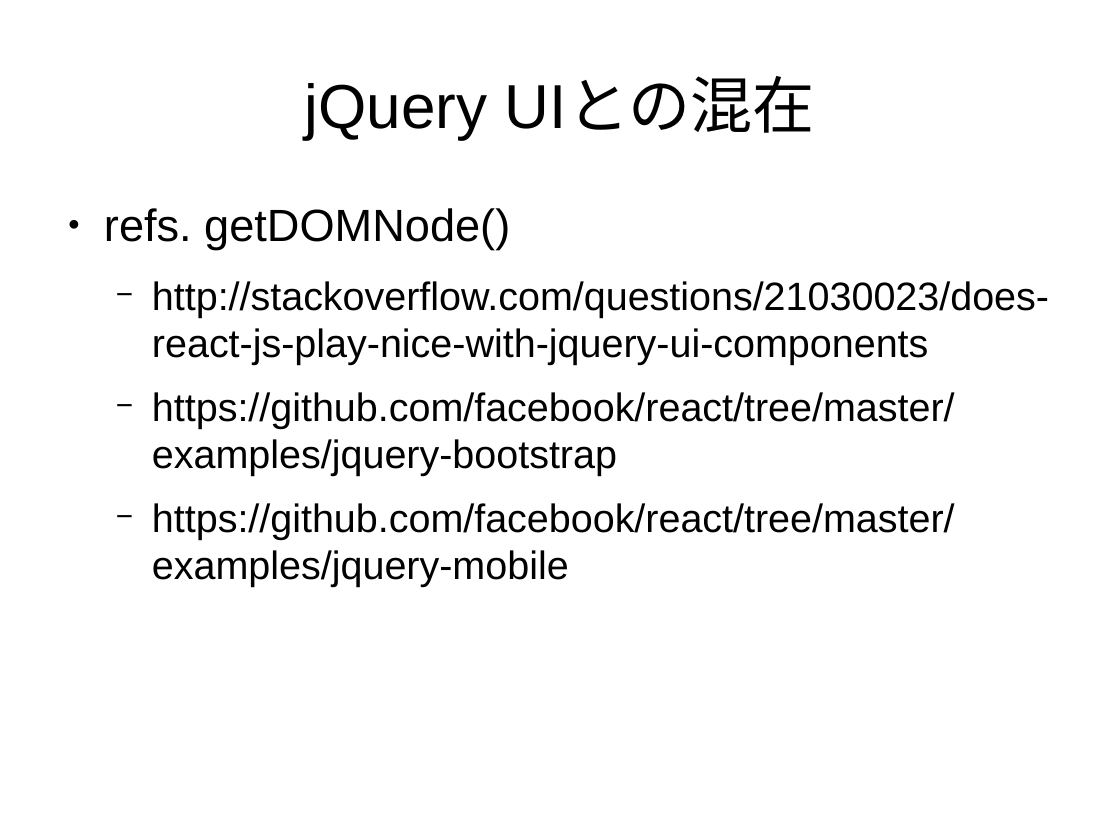
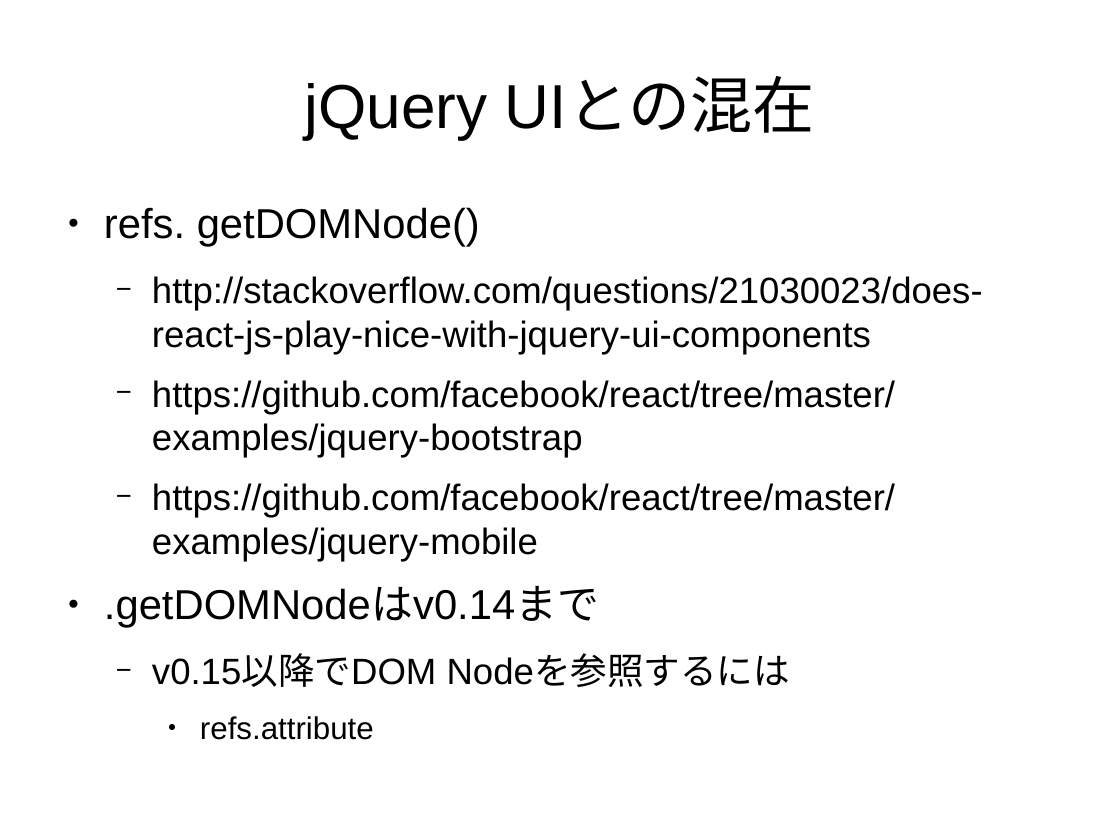
Before and after one commit to sallop/til, a slide deck: slide 14 of react入門.odp (slide 12 before the commit). Drawn at 1120x840 pixels with LibreOffice and Linux fonts; fonts in the diff are those of the drawing. Boxes give left, top, right and bottom in pixels: in the first picture for what was removed or moved away, otherwise in the second. Text is boxed around its words. In the diff, an @@ line names an element or a change of style, - is before the commit and + after.

```diff
--- a/react入門.odp
+++ b/react入門.odp
@@ text at (104,207,983,562): size 32 to 29.6 pt in "refs. getDOMNode()"; size 28 to 25.9 pt in "http://stackoverflow.com/questions/21030023/does-react-js-pl ...", "https://github.com/facebook/react/tree/master/examples/jquer ...", "https://github.com/facebook/react/tree/master/examples/jquer ..." @@
@@ text at (104,586,790,687): paragraphs added @@
+● .getDOMNodeはv0.14まで
+  − v0.15以降でDOM Nodeを参照するには
+    ● refs.attribute
```
Also in this commit, not shown: 3 slides added.
